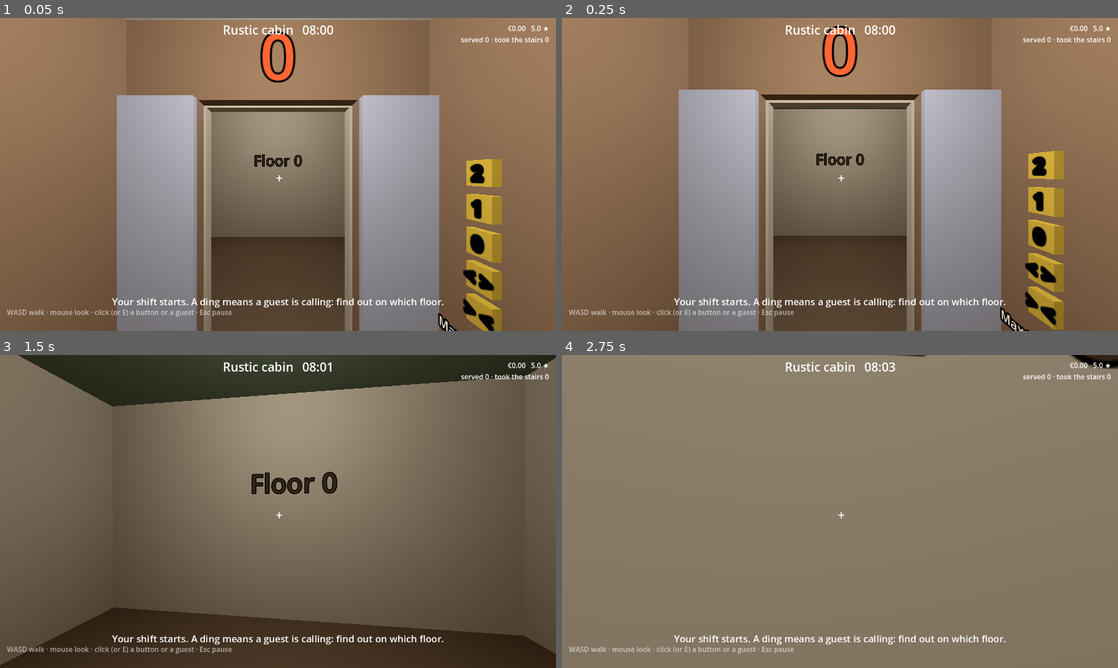
Above: before the commit, frames 1-4 (two rows, left to right).
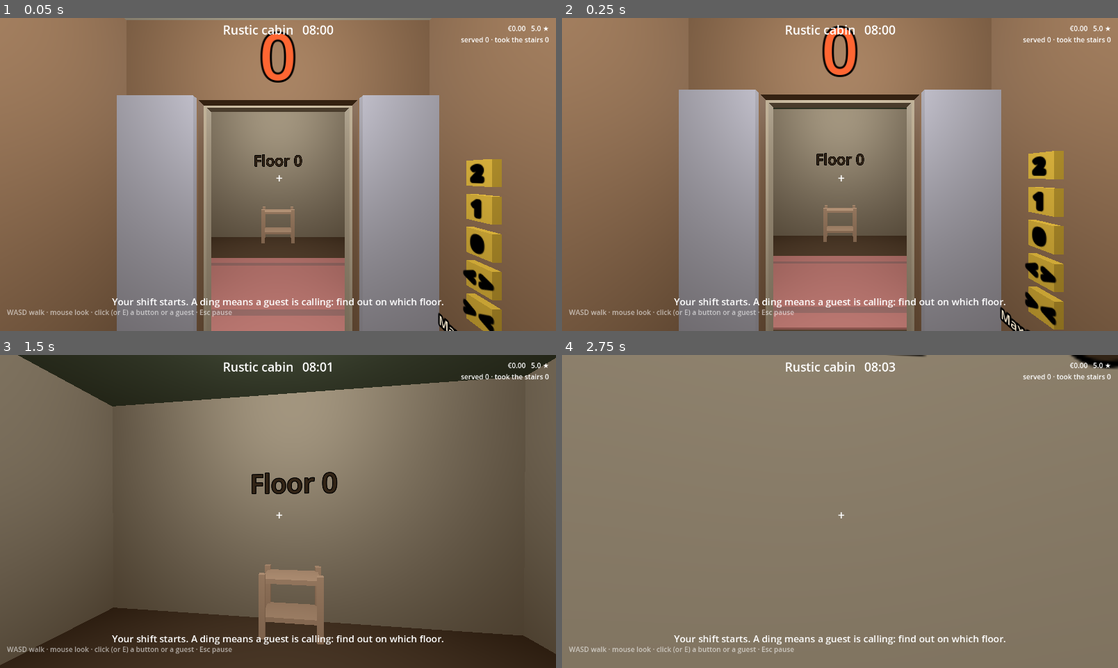
Above: after the commit, the same moments.

Repository: D-Klaassen/elevator-piccolo
Game: Godot game, scene res://scenes/cabin_greybox.tscn
Same seed, same stepped clock (60 frames per second), same inputs: the game is played once before the commit and once after it.
Inputs (mouse positions are in pixels of both pictures, inside the frame that each line leads up to):
- Up to frame 1 (0.05 s): no input
- Up to frame 2 (0.25 s): no input
- Up to frame 3 (1.5 s): tap Enter (ui_accept) at 0.5, 0.77 s; move the mouse to (305, 511) at 0.52 s; hold E (interact) 0.53-1.28 s; hold W (move_forward) from 0.53 s (still down); click (305, 511) at 0.67 s; move the mouse to (250, 511) at 1.27 s; tap 1 at 1.35 s
- Up to frame 4 (2.75 s): keep holding W (move_forward); tap Enter (ui_accept) at 1.52 s; move the mouse to (851, 505) at 2.02 s; hold E (interact) from 2.03 s (still down)

The runs differ from the first frame. In frame 1, 5.8% of the frame differs, in the area x 38-62%, y 60-100%; in frame 2, 5.9%, in the area x 38-62%, y 59-100%; in frame 3, 1.7%; in frame 4, nothing differs.

Commit message:
Furnish the hallways with Kenney's Furniture Kit per floor, and make the music box a radio with speakers

Diff:
--- a/scripts/cabin_greybox.gd
+++ b/scripts/cabin_greybox.gd
@@ -147,6 +147,11 @@
 	var sign_label := Greybox.label(self, sign_text, Vector3(0, y + 2.0, back - 0.06), 180.0, 96 if places.is_empty() else 72)
 	sign_label.modulate = Color(0.2, 0.15, 0.1)
 
+	var furniture := Node3D.new()
+	furniture.name = "Furniture%d" % f
+	add_child(furniture)
+	Decor.furnish(furniture, "" if places.is_empty() else places[f], y)
+
 	var light := OmniLight3D.new()
 	light.position = Vector3(0, y + wall_h - 0.4, front + HALL_DEPTH / 2)
 	light.omni_range = 5.0
--- /dev/null
+++ b/scripts/decor.gd
@@ -0,0 +1,112 @@
+class_name Decor
+## Furniture from Kenney's Furniture Kit for the hallways, by what is on the floor: a lobby
+## gets sofas, the restaurant tables, the pool loungers, the rooftop bar a bar. Floors
+## without a place (the rustic cabin's) get [constant HALLWAY].
+##
+## Every piece stands along the walls or by the back wall, clear of the path guests walk
+## from the back corners to the spots by the elevator. Positions are in hallway
+## coordinates: x across (the side walls are at x = ±3), z from the landing wall (z ≈ 1.1)
+## to the back wall (z ≈ 5); y is the floor. A piece's turn is how far it is rotated, in
+## degrees: at 0 it faces +Z, at 90 it faces +X (out from the left wall), at -90 -X (out
+## from the right wall), and at 180 -Z (out from the back wall, towards the elevator).
+
+const DIR := "res://assets/kenney/furniture-kit/"
+## The kit is modelled small (a chair is 0.46 m tall); this makes it life size.
+const SCALE := 2.0
+
+const HALLWAY: Array = [
+	["rugRectangle", Vector3(0, 0, 2.7), 0.0],
+	["pottedPlant", Vector3(-2.6, 0, 1.45), 0.0],
+	["coatRackStanding", Vector3(2.6, 0, 1.45), 0.0],
+	["bench", Vector3(-2.65, 0, 2.7), 90.0],
+	["lampSquareFloor", Vector3(2.7, 0, 2.7), 0.0],
+	["bookcaseOpenLow", Vector3(0, 0, 4.75), 180.0],
+]
+
+const PLACES := {
+	"Lobby": [
+		["rugRounded", Vector3(0, 0, 2.7), 0.0],
+		["loungeSofa", Vector3(-2.55, 0, 2.25), 90.0],
+		["loungeChair", Vector3(2.55, 0, 2.6), -90.0],
+		["pottedPlant", Vector3(2.6, 0, 1.45), 0.0],
+		["tableCoffee", Vector3(0, 0, 4.6), 0.0],
+	],
+	"Rooms": [
+		["rugRectangle", Vector3(0, 0, 2.7), 0.0],
+		["sideTable", Vector3(-2.75, 0, 2.6), 90.0],
+		["lampRoundFloor", Vector3(2.7, 0, 1.5), 0.0],
+		["trashcan", Vector3(2.75, 0, 2.6), 0.0],
+		["pottedPlant", Vector3(-2.6, 0, 1.45), 0.0],
+	],
+	"Restaurant": [
+		["tableRound", Vector3(-2.2, 0, 1.95), 0.0],
+		["chairCushion", Vector3(-2.2, 0, 3.05), 180.0],
+		["tableCloth", Vector3(0, 0, 4.6), 180.0],
+		["chairCushion", Vector3(2.65, 0, 2.6), -90.0],
+		["pottedPlant", Vector3(2.6, 0, 1.45), 0.0],
+	],
+	"Pool": [
+		["loungeChairRelax", Vector3(-2.45, 0, 1.85), 0.0],
+		["loungeChairRelax", Vector3(2.45, 0, 1.85), 0.0],
+		["pottedPlant", Vector3(-2.75, 0, 3.1), 0.0],
+		["pottedPlant", Vector3(2.75, 0, 3.1), 0.0],
+		["rugDoormat", Vector3(0, 0, 1.55), 0.0],
+	],
+	"Spa": [
+		["rugRounded", Vector3(0, 0, 2.7), 0.0],
+		["benchCushion", Vector3(-2.65, 0, 2.6), 90.0],
+		["benchCushion", Vector3(2.65, 0, 2.6), -90.0],
+		["pottedPlant", Vector3(-2.6, 0, 1.45), 0.0],
+		["plantSmall2", Vector3(2.75, 0, 1.45), 0.0],
+	],
+	"Rooftop bar": [
+		["kitchenBar", Vector3(0, 0, 4.75), 180.0],
+		["stoolBar", Vector3(-0.75, 0, 4.75), 0.0],
+		["stoolBar", Vector3(0.75, 0, 4.75), 0.0],
+		["pottedPlant", Vector3(-2.6, 0, 1.45), 0.0],
+		["loungeChair", Vector3(2.55, 0, 2.6), -90.0],
+	],
+}
+
+
+## The furniture for a floor with [param place] on it ("" for none).
+static func for_place(place: String) -> Array:
+	return PLACES.get(place, HALLWAY)
+
+
+## Furnishes the hallway at height [param y] under [param parent] for [param place].
+## Returns the pieces placed.
+static func furnish(parent: Node3D, place: String, y: float) -> Array[Node3D]:
+	var placed: Array[Node3D] = []
+	for piece: Array in for_place(place):
+		placed.append(put(parent, piece[0], piece[1] + Vector3(0, y, 0), piece[2]))
+	return placed
+
+
+## Puts the Furniture Kit model [param model] on the floor under [param parent], centred on
+## [param at], turned [param turn] degrees. [param parent] must be in the scene tree.
+static func put(parent: Node3D, model: String, at: Vector3, turn := 0.0) -> Node3D:
+	var holder := Node3D.new()
+	holder.name = model.to_pascal_case()
+	parent.add_child(holder, true) # a readable name for a second one too: Plant2, not @Node3D@12
+	holder.position = at
+	holder.rotation_degrees.y = turn
+	var scene: Node3D = (load(DIR + model + ".glb") as PackedScene).instantiate()
+	scene.scale = Vector3.ONE * SCALE
+	holder.add_child(scene)
+	# The kit's models start at a corner; move this one so its base is centred on the holder.
+	var box := bounds(scene)
+	scene.position = -Vector3(box.get_center().x, box.position.y, box.get_center().z)
+	return holder
+
+
+## The box around all of [param node]'s meshes, in its parent's coordinates.
+static func bounds(node: Node3D) -> AABB:
+	var to_parent := node.get_parent_node_3d().global_transform.affine_inverse()
+	var box := AABB()
+	var first := true
+	for mesh: MeshInstance3D in node.find_children("*", "MeshInstance3D", true, false):
+		var b: AABB = to_parent * mesh.global_transform * mesh.get_aabb()
+		box = b if first else box.merge(b)
+		first = false
+	return box
--- a/scripts/elevator.gd
+++ b/scripts/elevator.gd
@@ -204,7 +204,8 @@
 	_update_call_lamps(0.0)
 
 
-## What the upgrades add to the cab: the capacity plate and, once bought, the music box.
+## What the upgrades add to the cab: the capacity plate and, once bought, the music box (a
+## radio from Kenney's Furniture Kit, with speakers at the higher levels).
 func _build_fittings() -> void:
 	var panel_x := -(CAB_HALF_WIDTH - WALL / 2 - 0.02)
 	var plate := Greybox.label(_cab, "Max %d persons" % capacity, Vector3(panel_x, 0.8, 0.6), 90.0, 18)
@@ -212,12 +213,23 @@
 	plate.modulate = Color(0.95, 0.9, 0.8)
 	if music_level == 0:
 		return
+	# A shelf high on the back wall: a radio, then a pair of speakers beside it, then a
+	# second pair on the side walls.
 	var music_box := Node3D.new()
 	music_box.name = "MusicBox"
-	music_box.position = Vector3(0, CAB_HEIGHT - 0.35, -(CAB_HALF_WIDTH - WALL / 2 - 0.1))
+	music_box.position = Vector3(0, CAB_HEIGHT - 0.6, -(CAB_HALF_WIDTH - WALL / 2 - 0.15))
 	_cab.add_child(music_box)
-	Greybox.box(music_box, Vector3(0.24 + 0.08 * music_level, 0.2, 0.14), Vector3.ZERO, Color(0.2, 0.14, 0.1), false)
-	var note := Greybox.label(music_box, "♪".repeat(music_level), Vector3(0, 0, 0.075), 0.0, 40)
+	Greybox.box(music_box, Vector3(1.3, 0.04, 0.3), Vector3(0, -0.02, 0), Color(0.35, 0.24, 0.15), false)
+	Decor.put(music_box, "radio", Vector3.ZERO)
+	if music_level >= 2:
+		for x in [-0.5, 0.5]:
+			Decor.put(music_box, "speakerSmall", Vector3(x, 0, 0))
+	if music_level >= 3:
+		for side in [-1.0, 1.0]:
+			var shelf_x: float = side * (CAB_HALF_WIDTH - WALL / 2 - 0.12)
+			Greybox.box(music_box, Vector3(0.24, 0.04, 0.3), Vector3(shelf_x, -0.02, 0.6), Color(0.35, 0.24, 0.15), false)
+			Decor.put(music_box, "speakerSmall", Vector3(shelf_x, 0, 0.6), -90.0 * side)
+	var note := Greybox.label(music_box, "♪".repeat(music_level), Vector3(0, -0.12, 0.16), 0.0, 40)
 	note.modulate = Color(1, 0.85, 0.4)
 
 
--- /dev/null
+++ b/tests/decor_test.gd
@@ -0,0 +1,85 @@
+extends "res://tests/scene_test.gd"
+## Headless scripted test of the furniture: every hallway in every hotel is furnished for
+## what's on its floor, nothing stands in the way of the guests' walks, and the music box
+## grows from a radio to a radio with speakers.
+##
+## Run: tests/run.sh decor_test
+
+## The ends of every walk a guest makes in a hallway, in hallway coordinates: from either
+## back corner to each spot by the elevator and to the landing, and from each spot to the
+## landing.
+var _walks: Array[Array] = []
+
+
+func _ready_walks() -> void:
+	var landing := Vector2(0, GuestManager.LANDING_Z)
+	for side in [-2.3, 2.3]:
+		var corner := Vector2(side, GuestManager.HALL_END_Z)
+		_walks.append([corner, landing])
+		for spot in GuestManager.WAIT_SPOTS:
+			_walks.append([corner, Vector2(spot.x, spot.z)])
+	for spot in GuestManager.WAIT_SPOTS:
+		_walks.append([Vector2(spot.x, spot.z), landing])
+
+
+func _run() -> void:
+	_shift.spawning = false
+	_ready_walks()
+	for place in Decor.PLACES:
+		_check(Hotels.LADDER.any(func(h: Dictionary) -> bool: return h.places.has(place)), "%s is a place in a hotel" % place)
+	for hotel in Hotels.LADDER.size():
+		await _test_hotel(hotel)
+	await _test_music_box()
+
+
+func _test_hotel(index: int) -> void:
+	var c := Career.new()
+	c.hotel = index
+	c.save()
+	_load_scene(await _reload())
+	_shift.spawning = false
+	var hotel := Hotels.at(index)
+	for f in hotel.floors:
+		var place: String = hotel.places[f] if not hotel.places.is_empty() else ""
+		var furniture := _scene.find_child("Furniture%d" % f, false, false) as Node3D
+		var pieces := furniture.get_children() if furniture else []
+		_check(pieces.size() == Decor.for_place(place).size() and pieces.size() >= 4, "%s floor %d (%s) is furnished: %d pieces" % [hotel.name, f, place if place else "hallway", pieces.size()])
+		for piece: Node3D in pieces:
+			var box: AABB = piece.transform * Decor.bounds(piece.get_child(0))
+			var y: float = f * Elevator.FLOOR_HEIGHT
+			_check(is_equal_approx(box.position.y, y), "%s on floor %d stands on the floor" % [piece.name, f])
+			if box.size.y < 0.05:
+				continue # a rug: guests walk over it
+			_check(_clear_of_walks(box), "%s on floor %d is out of the guests' way" % [piece.name, f])
+			_check(absf(box.position.x) <= 3.0 and absf(box.end.x) <= 3.0 and box.position.z >= 1.1 and box.end.z <= 5.05, "%s on floor %d is inside the hallway" % [piece.name, f])
+
+
+## True if no guest's walk passes within a guest's radius of [param box] (seen from above).
+func _clear_of_walks(box: AABB) -> bool:
+	var rect := Rect2(box.position.x, box.position.z, box.size.x, box.size.z).grow(Guest.RADIUS)
+	for walk in _walks:
+		for i in 41:
+			var p: Vector2 = (walk[0] as Vector2).lerp(walk[1], i / 40.0)
+			if rect.has_point(p):
+				return false
+	return true
+
+
+func _test_music_box() -> void:
+	for level in [1, 2, 3]:
+		var c := Career.new()
+		c.upgrades = {Upgrades.MUSIC: level}
+		c.save()
+		_load_scene(await _reload())
+		_shift.spawning = false
+		var box := _scene.find_child("MusicBox", true, false)
+		var radios := box.find_children("Radio", "", true, false).size() if box else 0
+		var speakers := box.find_children("SpeakerSmall*", "", true, false).size() if box else 0
+		_check(radios == 1 and speakers == [0, 2, 4][level - 1], "music level %d: a radio and %d speakers in the cab" % [level, speakers])
+
+
+func _reload() -> Node3D:
+	var old_id := _scene.get_instance_id()
+	reload_current_scene()
+	await _wait_until(func() -> bool: return current_scene != null and current_scene.get_instance_id() != old_id and current_scene.is_node_ready())
+	return current_scene
Not shown, added: assets/kenney/furniture-kit/License.txt
Binary file added: assets/kenney/furniture-kit/bench.glb
Not shown, added: assets/kenney/furniture-kit/bench.glb.import
Binary file added: assets/kenney/furniture-kit/benchCushion.glb
Not shown, added: assets/kenney/furniture-kit/benchCushion.glb.import
Binary file added: assets/kenney/furniture-kit/bookcaseOpenLow.glb
Not shown, added: assets/kenney/furniture-kit/bookcaseOpenLow.glb.import
Binary file added: assets/kenney/furniture-kit/chairCushion.glb
Not shown, added: assets/kenney/furniture-kit/chairCushion.glb.import
Binary file added: assets/kenney/furniture-kit/coatRackStanding.glb
Not shown, added: assets/kenney/furniture-kit/coatRackStanding.glb.import
Binary file added: assets/kenney/furniture-kit/kitchenBar.glb
(and 40 more such lines)
